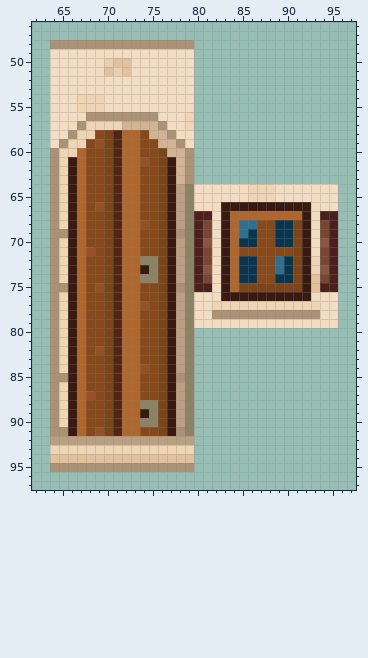
Two states of a pixel-art file, Tools/Vulcanus/app/docs/building-kit/kit_roman_basic.aseprite. This is how it looked before the edit.
256x224 pixels, 1 frame. Colours within 5 levels of each other are drawn and written as one. Shown: x 62..97, y 46..97. The commit also changed other parts of the picture, which this record leaves out.
After:
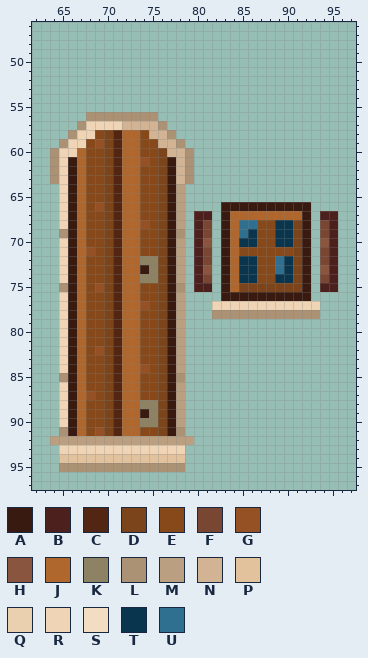
Palette (. is transparent): A #391a10  B #4c201d  C #532614  D #7b441a  E #874919  F #794633  G #955124  H #8a553e  J #af672e  K #8d8264  L #ab9275  M #baa081  N #d2b494  P #e2c29d  Q #ebd0b0  R #efd5b6  S #f3ddc2  T #0a354f  U #2f6f8f
Change:
Layer "kit":
y 48: x 64..79 LLLLLLLLLLLLLLLL -> ................
y 49: x 64..79 SSSSSSSSSSSSSSSS -> ................
y 50: x 64..79 SSSSSSQPPSSSSSSS -> ................
y 51: x 64..79 SSSSSSPQPSSSSSSS -> ................
y 52..53: x 64..79 SSSSSSSSSSSSSSSS -> ................
y 54..55: x 64..79 SSSRRRSSSSSSSSSS -> ................
y 56: x 64..67 SSSS -> ....; x 76..79 SSSR -> ....
y 57: x 64..66 SSS -> ...; x 77..79 SSR -> ...
y 58: x 64..65 SS -> ..; x 78..79 SS -> ..
y 59: x 64 S -> .; x 79 S -> .
y 64..65: x 64 L -> .; x 79..95 KSSSSSSRRRSSSSSSS -> .................
y 66: x 64 L -> .; x 79..82 KSSS -> ....; x 93..95 SSS -> ...
y 67..71: x 64 L -> .; x 79 K -> .; x 82 S -> .; x 93 S -> .
y 72..73: x 64 L -> .; x 79 K -> .; x 82 S -> .; x 93 R -> .
y 74..75: x 64 L -> .; x 79 K -> .; x 82 S -> .; x 93 P -> .
y 76: x 64 L -> .; x 79..82 KSSS -> ....; x 93..95 SSS -> ...
y 77..78: x 64 L -> .; x 79..81 KSS -> ...; x 94..95 SS -> ..
y 79: x 64 L -> .; x 79..95 KSSSSSSSSSSSSSSSS -> .................
y 80..91: x 64 L -> .; x 79 K -> .
y 93: x 64 R -> .; x 79 R -> .
y 94: x 64 P -> .; x 79 P -> .
y 95: x 64 L -> .; x 79 L -> .
Where, in picture pixels (left, top, right, bottom), the same in both pictures:
erased: (50, 40, 194, 148)
erased: (50, 184, 59, 472)
erased: (185, 184, 338, 472)
